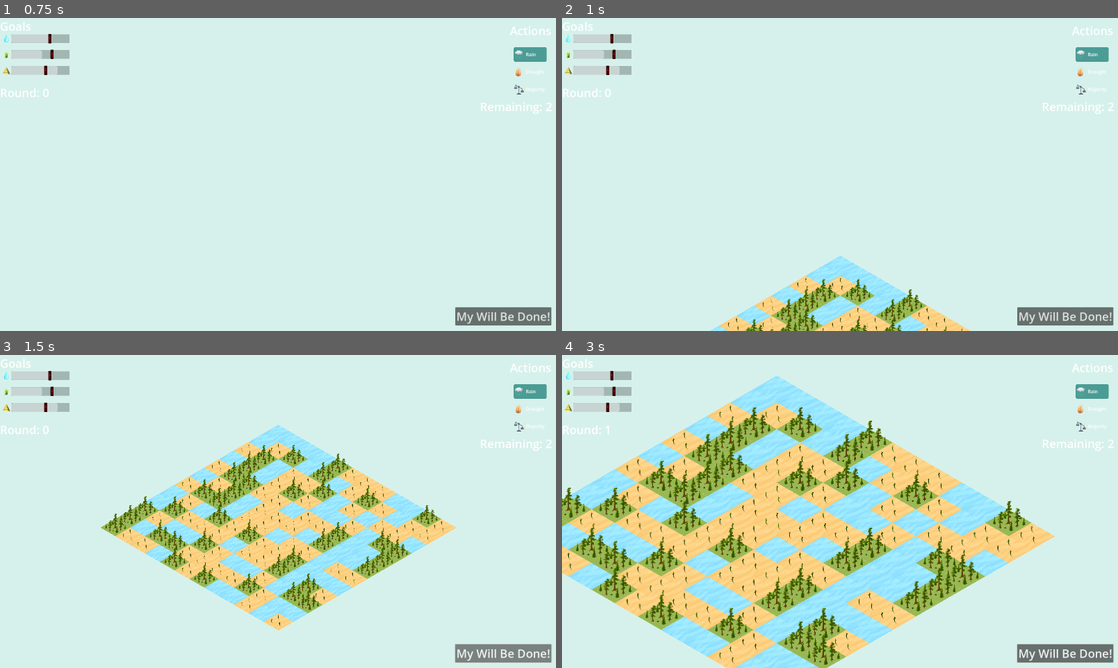
Above: before the commit, frames 1-4 (two rows, left to right).
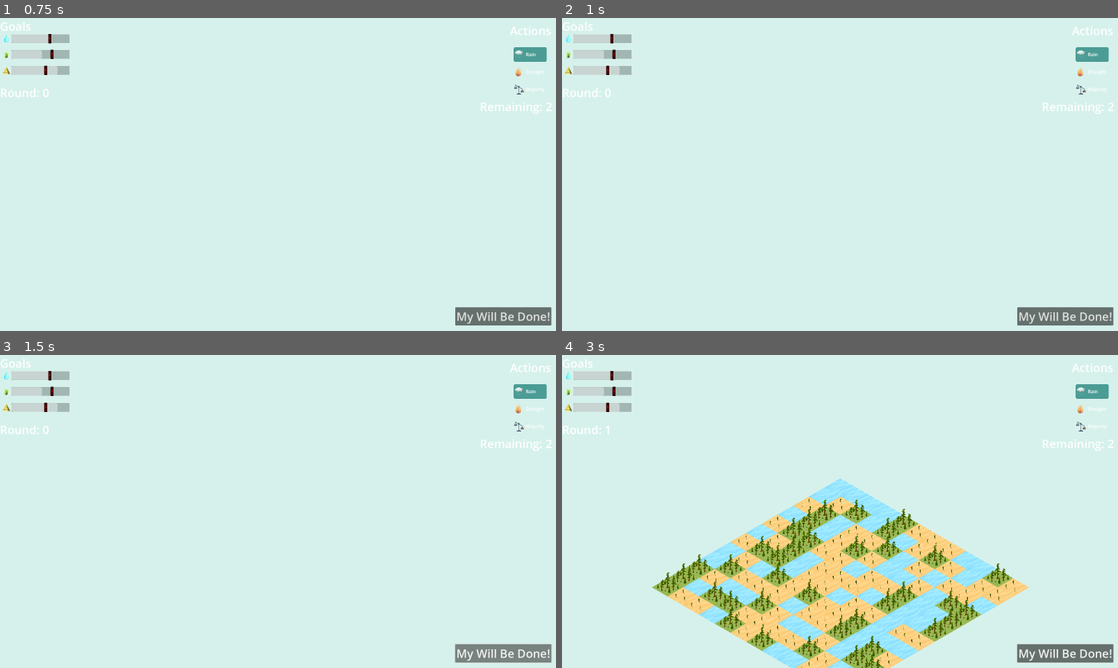
Above: after the commit, the same moments.

Repository: matouseek/game_jam_24
Game: Godot game, scene res://scenes/menu.tscn
Same seed, same stepped clock (60 frames per second), same inputs: the game is played once before the commit and once after it. The engine's default icon, where the game draws it, is replaced by a stand-in: a white triangle on a blue panel in a dark square.
Inputs (mouse positions are in pixels of both pictures, inside the frame that each line leads up to):
- Up to frame 1 (0.75 s): click "PLAY" at 0.5 s
- Up to frame 2 (1 s): no input
- Up to frame 3 (1.5 s): click "My Will Be Done!" at 1.25 s
- Up to frame 4 (3 s): click "My Will Be Done!" at 2 s; move the mouse to (962, 495) at 2.77 s; hold D (right) from 2.78 s (still down); hold Mouse wheel up (zoom_in) from 2.78 s (still down)

Frame 1 is identical in both runs. In frame 2, 5.7% of the frame differs, in the area x 26-74%, y 76-100%; in frame 3, 21%; in frame 4, 47%, in the area x 0-89%, y 6-100%.

Commit message:
Camera limit done amogus

Diff:
--- a/scenes/game.tscn
+++ b/scenes/game.tscn
@@ -10,10 +10,15 @@
 [node name="Environment" parent="." instance=ExtResource("2_p43xb")]
 visible = false
 
-[node name="Camera2D" type="Camera2D" parent="Environment"]
+[node name="Timer" type="Timer" parent="."]
+wait_time = 3.0
+
+[node name="CameraUnlock" type="Timer" parent="."]
+wait_time = 2.0
+
+[node name="Camera2D" type="Camera2D" parent="."]
 position = Vector2(500, -5000)
 scale = Vector2(5, 5)
 zoom = Vector2(0.25, 0.25)
 
-[node name="Timer" type="Timer" parent="."]
-wait_time = 3.0
+[connection signal="timeout" from="CameraUnlock" to="." method="_on_camera_unlock_timeout"]
--- a/scripts/game_manager.gd
+++ b/scripts/game_manager.gd
@@ -13,34 +13,52 @@
 var zoom_factor = 0.25
 var sfx = 0
 var music = 0
-@onready var camera = $Environment/Camera2D
-const TRANS_TIME = 1
+@onready var camera = $Camera2D
+const TRANS_TIME = 4
 
 
 func _ready() -> void:
+	$CameraUnlock.start()
 	HUD.do_will.connect(_on_will_done)
 	camera.zoom = Vector2(zoom_factor,zoom_factor)
 	var tween = get_tree().create_tween()
 	tween.set_parallel(true)
-	tween.tween_property($Environment/Camera2D, "position", Vector2(500,3000),TRANS_TIME).set_trans(Tween.TRANS_CUBIC)
-	tween.tween_property($Environment/Camera2D, "zoom", Vector2(0.2,0.2),TRANS_TIME).set_trans(Tween.TRANS_CUBIC)
+	tween.tween_property(camera, "position", Vector2(500,3000),TRANS_TIME).set_trans(Tween.TRANS_CUBIC)
+	tween.tween_property(camera, "zoom", Vector2(0.2,0.2),TRANS_TIME).set_trans(Tween.TRANS_CUBIC)
 	HUD.visible = true
 	$Environment.visible = true
 	AS.play_music("res://assets/Sounds/game_placeholder.mp3")
 
 func _input(event: InputEvent) -> void:
-	if (event.is_action_pressed("zoom_in")):
-		zoom_factor = min(zoom_factor*ZOOM_COEF,ZOOM_FACTOR_MAX)
-		camera.zoom = Vector2(zoom_factor,zoom_factor)
-	if (event.is_action_pressed("zoom_out")):
-		zoom_factor = max(zoom_factor/ZOOM_COEF,ZOOM_FACTOR_MIN)
-		camera.zoom = Vector2(zoom_factor,zoom_factor)
+	if (!limit_camera):
+		if (event.is_action_pressed("zoom_in")):
+			zoom_factor = min(zoom_factor*ZOOM_COEF,ZOOM_FACTOR_MAX)
+			camera.zoom = Vector2(zoom_factor,zoom_factor)
+		if (event.is_action_pressed("zoom_out")):
+			zoom_factor = max(zoom_factor/ZOOM_COEF,ZOOM_FACTOR_MIN)
+			camera.zoom = Vector2(zoom_factor,zoom_factor)
 
 func _process(delta: float) -> void:
-	var dir = Vector2(Input.get_action_strength("right")-Input.get_action_strength("left"),
-	Input.get_action_strength("down")-Input.get_action_strength("up"))
-	dir = dir.normalized()
-	camera.position += (CAM_SPEED/zoom_factor)*delta*dir
+	if (!limit_camera):
+		var dir = Vector2(Input.get_action_strength("right")-Input.get_action_strength("left"),
+		Input.get_action_strength("down")-Input.get_action_strength("up"))
+		dir = dir.normalized()
+		var update = camera.position + (CAM_SPEED/zoom_factor)*delta*dir
+		if (update.x <= camera.limit_left):
+			print("left")
+			update.x = camera.limit_left
+		elif (update.x >= camera.limit_right):
+			print("right")
+			update.x = camera.limit_right
+		if (update.y <= camera.limit_top):
+			print("top")
+			update.y = camera.limit_top
+		elif (update.y >= camera.limit_bottom):
+			print("down")
+			update.y = camera.limit_bottom
+		if (dir != Vector2.ZERO):
+			print(camera.position)
+		camera.position = update
 
 
 func _on_will_done() -> void:
@@ -155,3 +173,11 @@
 			if not env.is_valid_map_pos(current_tile):
 				continue
 			env.terrain[current_tile.x][current_tile.y].type = resulting_tile
+
+
+func _on_camera_unlock_timeout() -> void:
+	camera.limit_bottom = 8000
+	camera.limit_top = -3000
+	camera.limit_left = -7000
+	camera.limit_right = 8500
+	limit_camera = false
